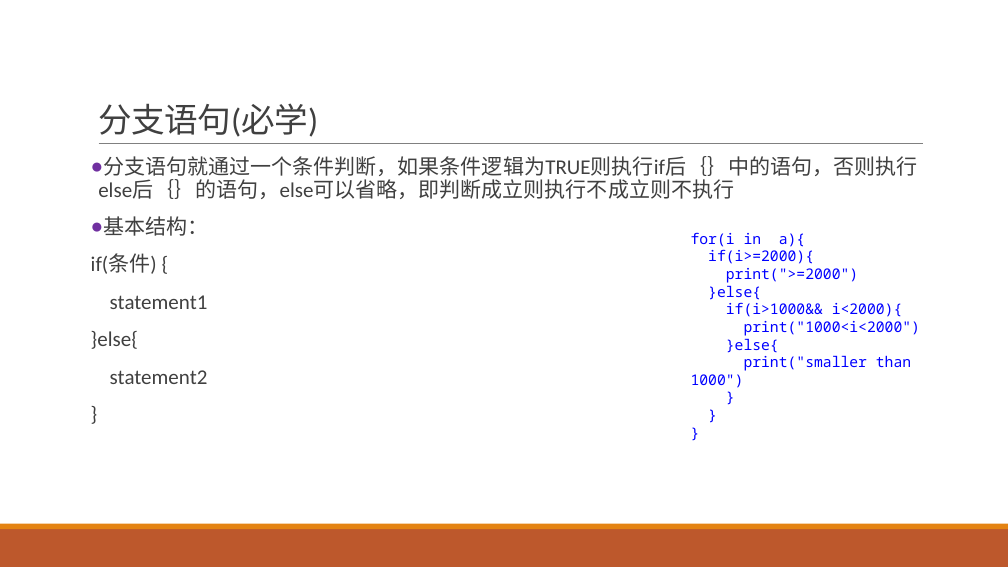
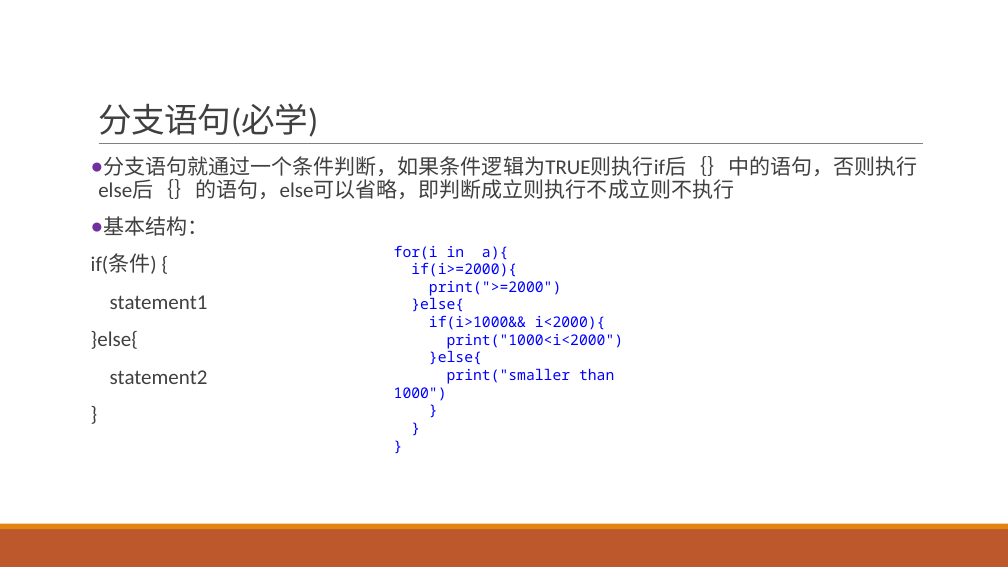
Before and after one commit to exoplanetX/DataAnalytics, a slide deck: slide 5 of 实验-6-函数式编程.pptx. Drawn at 1008x567 pixels with LibreOffice and Linux fonts; fonts in the diff are those of the drawing. Boxes give left, top, right and bottom in pixels: in the first picture for what was removed or moved away, otherwise in the second. Text is boxed around its words. In the diff, an @@ line names an element or a change of style, - is before the commit and + after.

```diff
--- a/实验-6-函数式编程.pptx
+++ b/实验-6-函数式编程.pptx
@@ text "for(i in a){": place and size @@
-text "for(i in a){" at bbox=[691, 232, 921, 388]
+text "for(i in a){" at bbox=[394, 245, 624, 401]
```
Also in this commit, not shown: 2 other slides changed, 4 slides added, 1 slide removed, 2 other files.
